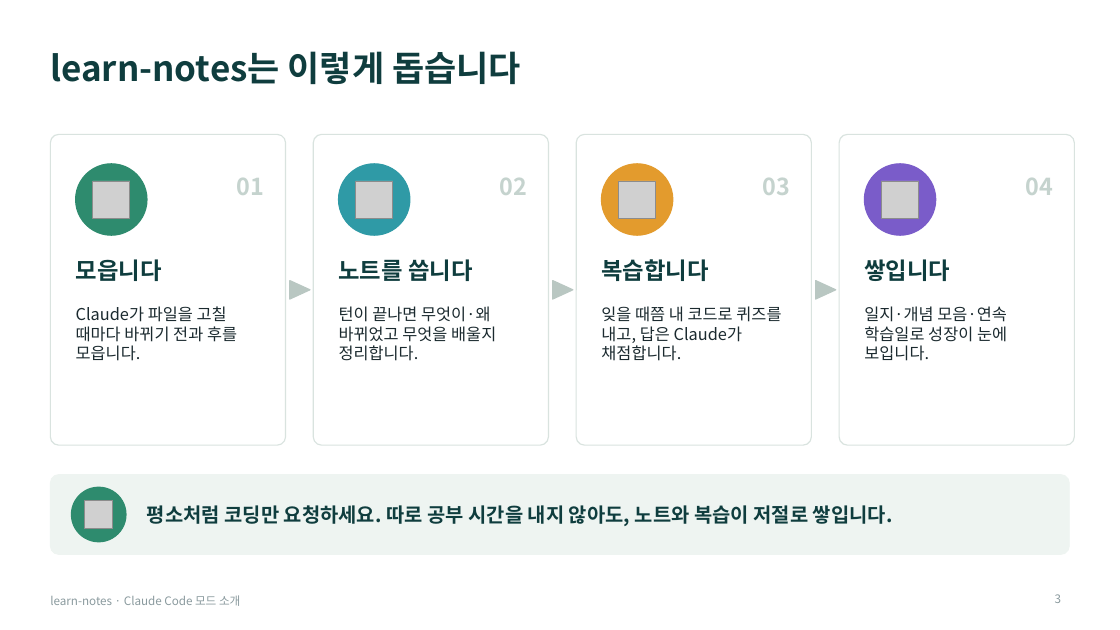
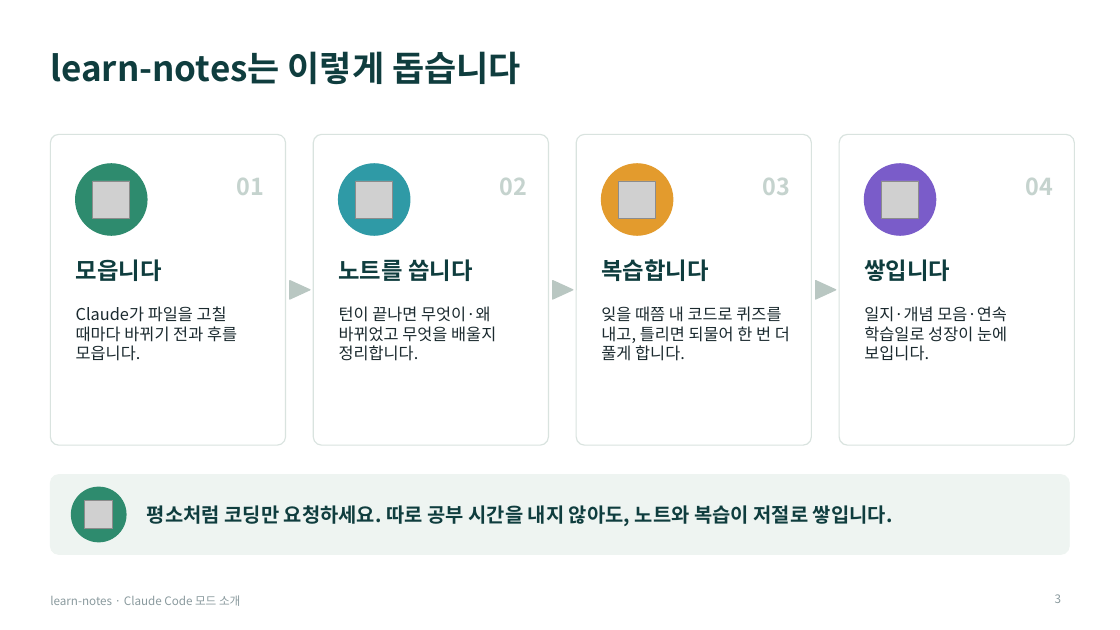
Before and after one commit to Owen-YC/learn-notes, a slide deck: slide 3 of docs/team/learn-notes-intro.pptx. Drawn at 1120x630 pixels with LibreOffice and Linux fonts; fonts in the diff are those of the drawing; grey boxes stand for pictures. Boxes give left, top, right and bottom in pixels: in the first picture for what was removed or moved away, otherwise in the second. Text is boxed around its words. In the diff, an @@ line names an element or a change of style, - is before the commit and + after.

```diff
--- a/docs/team/learn-notes-intro.pptx
+++ b/docs/team/learn-notes-intro.pptx
@@ text at (x1=601, y1=306, x2=790, y2=361): text changed @@
-잊을 때쯤 내 코드로 퀴즈를 내고, 답은 Claude가 채점합니다.
+잊을 때쯤 내 코드로 퀴즈를 내고, 틀리면 되물어 한 번 더 풀게 합니다.
```
Also in this commit, not shown: 16 other slides changed, 4 slides added, 21 other files.
